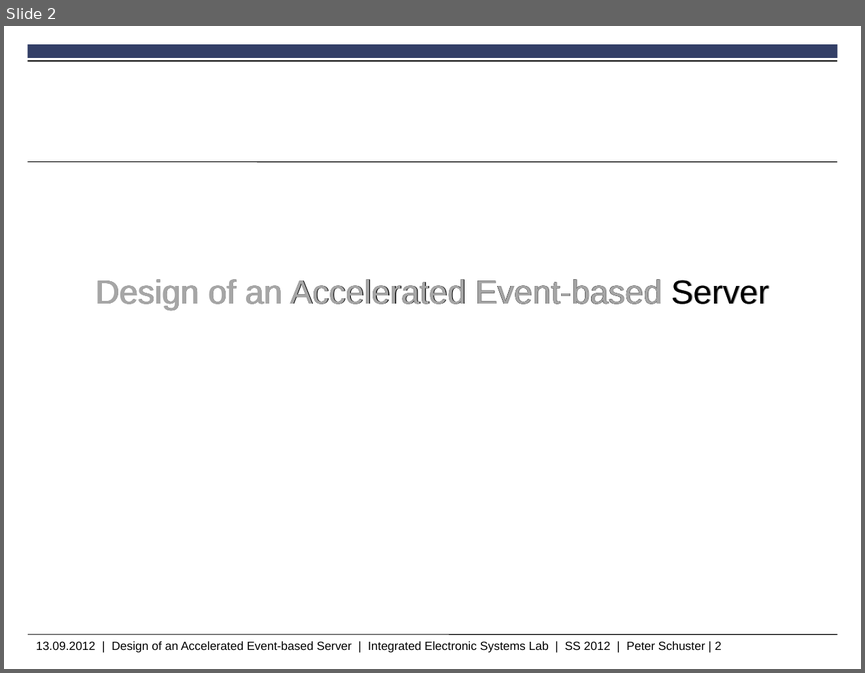
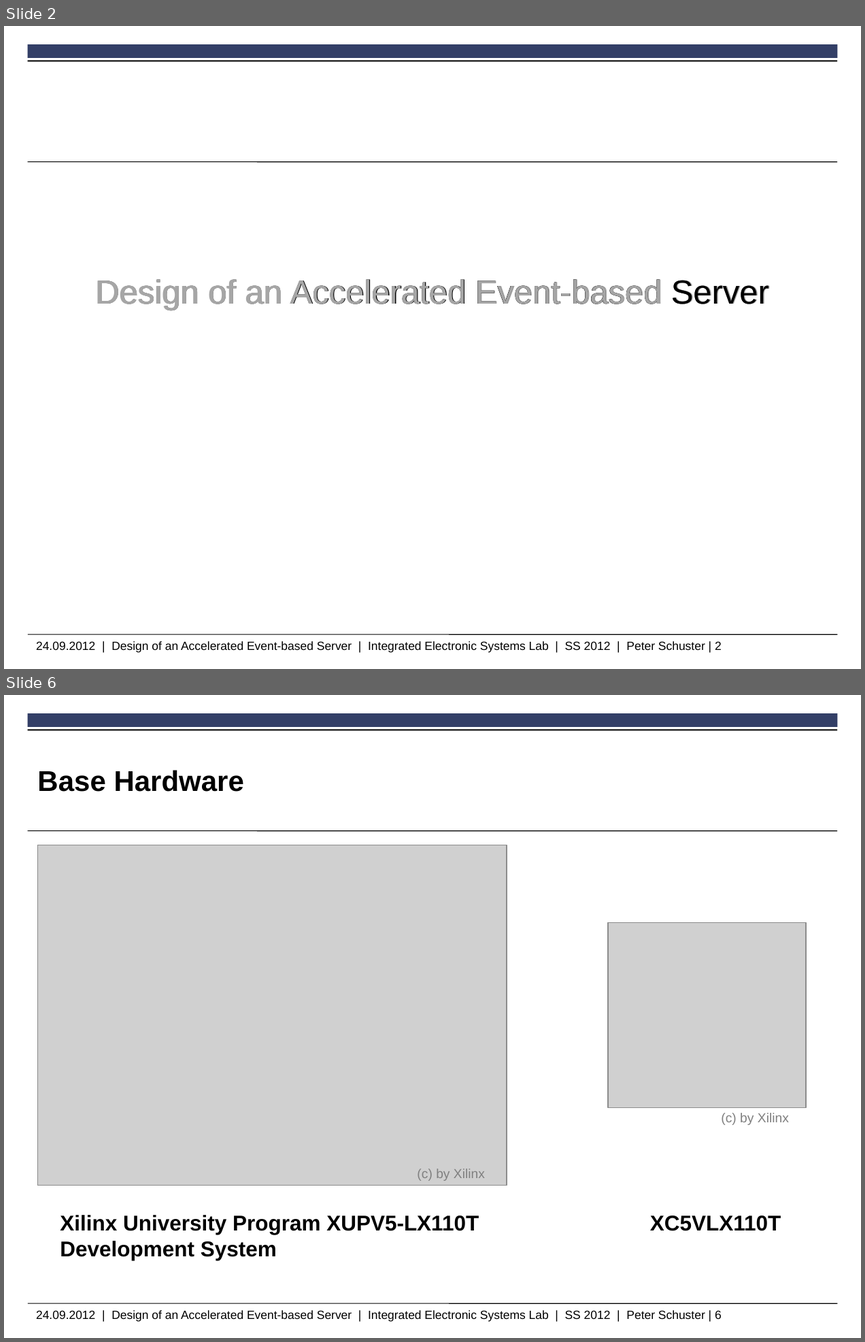
Before and after one commit to peschuster/ies-http-project, a slide deck: IesHttpProject.pptx. Shown one above the other, each under a label of ours: slide 2 before the commit, slides 2 and 6 after it; the slides between them are not shown. The pictures are 865x673 and 865x1342 pixels, drawn with LibreOffice and Linux fonts; fonts in the diff are those of the drawing; grey boxes stand for pictures; background and template pictures are left out. Boxes give left, top, right and bottom in pixels: in the first picture for what was removed or moved away, otherwise in the second. Text is boxed around its words. In the diff, an @@ line names an element or a change of style, - is before the commit and + after.

```diff
--- a/IesHttpProject.pptx
+++ b/IesHttpProject.pptx
@@ slide 6 added at [4,695,861,1338], background #FFFFFF; not listed: 5 template elements that a slide beside it also shows @@
@@ title added at [37,770,244,792], 24 pt, text #000000, bold @@
+Base Hardware
@@ picture added at [37,845,506,1185] @@
@@ picture added at [608,922,806,1107] @@
@@ text added at [721,1113,789,1125], 11 pt, text #808080 @@
+(c) by Xilinx
@@ text added at [417,1168,485,1181], 11 pt, text #808080 @@
+(c) by Xilinx
@@ text added at [60,1215,479,1260], 18 pt, text #000000, bold @@
+Xilinx University Program XUPV5-LX110T Development System
@@ text added at [650,1215,781,1231], 18 pt, text #000000, bold @@
+XC5VLX110T
@@ text at [36,641,721,652]: text changed @@
-13.09.2012 | Design of an Accelerated Event-based Server | Integrated Electronic Systems Lab | SS 2012 | Peter Schuster | 2
+24.09.2012 | Design of an Accelerated Event-based Server | Integrated Electronic Systems Lab | SS 2012 | Peter Schuster | 2
```
Also in this commit, not shown: 11 slides changed, 23 other slides added, 4 slides removed.
